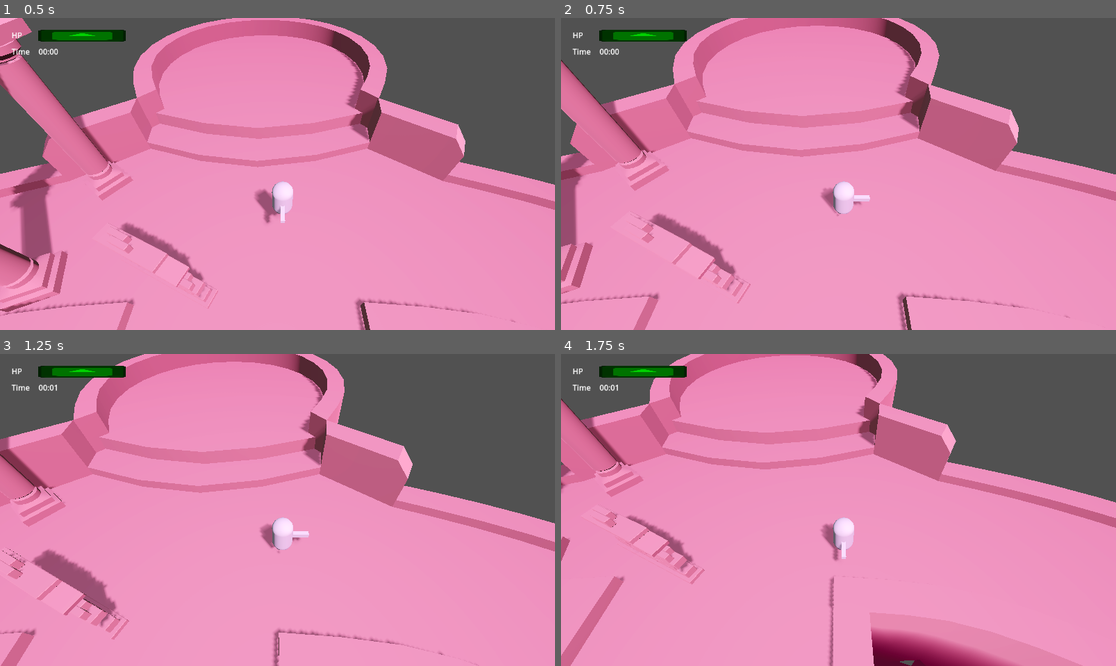
Above: before the commit, frames 1-4 (two rows, left to right).
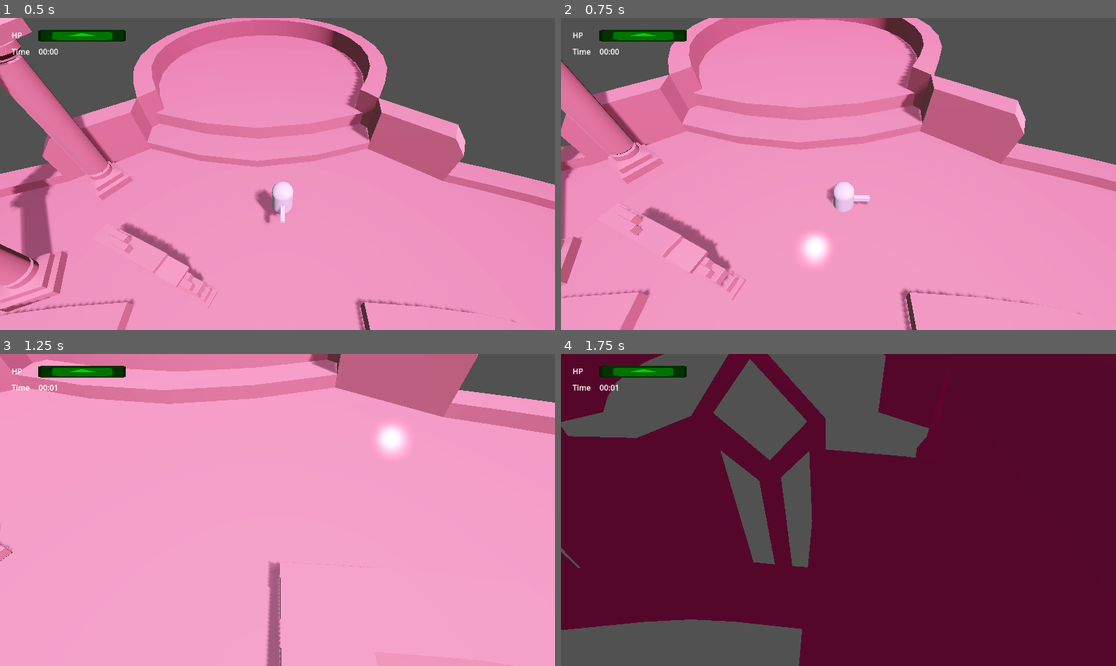
Above: after the commit, the same moments.

Repository: AndreRufo/ophi13
Game: Godot game, scene res://world.tscn
The game is run twice, just before and just after one commit, with the same random seed, the same clock (stepped at 60 frames per second) and the same inputs. The engine's default icon, where the game draws it, is replaced by a stand-in: a white triangle on a blue panel in a dark square. A sky picture missing from this copy of the repository is replaced by a grey-blue gradient.
Inputs:
- Up to frame 1 (0.5 s): no input
- Up to frame 2 (0.75 s): tap Enter (ui_accept) at 0.5 s; hold Right (ui_right) from 0.53 s (still down)
- Up to frame 3 (1.25 s): keep holding Right (ui_right); tap Enter (ui_accept) at 0.77 s
- Up to frame 4 (1.75 s): release Right (ui_right) at 1.28 s; hold Down (ui_down) from 1.28 s (still down); tap Enter (ui_accept) at 1.52 s

Frame 1 is identical in both runs. In frame 2, 15% of the frame differs, in the area x 0-100%, y 0-100%; in frame 3, 34%; in frame 4, 98%.

Commit message:
Added Sagittarius boss

Diff:
--- a/Prefabs/Bullet.tscn
+++ b/Prefabs/Bullet.tscn
@@ -9,6 +9,7 @@
 
 [node name="Bullet" type="Node3D"]
 script = ExtResource("1_r132y")
+speed = 10.0
 
 [node name="Visual" type="Sprite3D" parent="."]
 transform = Transform3D(0.1, 0, 0, 0, 0.1, 0, 0, 0, 0.1, 0, 0, 0)
@@ -22,7 +23,8 @@
 autostart = true
 
 [node name="Area3D" type="Area3D" parent="." groups=["Bullet"]]
-collision_mask = 3
+collision_layer = 2
+collision_mask = 5
 
 [node name="CollisionShape3D" type="CollisionShape3D" parent="Area3D"]
 shape = SubResource("SphereShape3D_1ypvu")
--- a/Prefabs/Character.tscn
+++ b/Prefabs/Character.tscn
@@ -10,7 +10,7 @@
 [sub_resource type="BoxMesh" id="BoxMesh_8jwdv"]
 
 [node name="Character" type="CharacterBody3D" groups=["Character"]]
-collision_mask = 3
+collision_layer = 4
 script = ExtResource("1_tl3q1")
 
 [node name="Collision" type="CollisionShape3D" parent="."]
--- /dev/null
+++ b/Prefabs/SagiBullet.tscn
@@ -0,0 +1,7 @@
+[gd_scene load_steps=2 format=3 uid="uid://csrxqup5toluh"]
+
+[ext_resource type="PackedScene" uid="uid://daa4scifdiejw" path="res://Prefabs/Bullet.tscn" id="1_v1m3q"]
+
+[node name="SagiBullet" instance=ExtResource("1_v1m3q")]
+transform = Transform3D(3, 0, 0, 0, 3, 0, 0, 0, 3, 0, 0, 0)
+speed = 50.0
--- /dev/null
+++ b/Prefabs/Sagittarius.tscn
@@ -0,0 +1,28 @@
+[gd_scene load_steps=7 format=3 uid="uid://c7bhnlpb6dm1d"]
+
+[ext_resource type="PackedScene" uid="uid://y1eqpa7ff1uq" path="res://Prefabs/Enemy.tscn" id="1_pb6sn"]
+[ext_resource type="Script" path="res://ScriptsNew/SagittariusEnemy.gd" id="2_bpb02"]
+[ext_resource type="PackedScene" uid="uid://lf7koccski54" path="res://Prefabs/BulletSpawner.tscn" id="3_d8e2k"]
+[ext_resource type="Script" path="res://ScriptsNew/SagiBulletSpawner.gd" id="4_q1mn2"]
+[ext_resource type="PackedScene" uid="uid://csrxqup5toluh" path="res://Prefabs/SagiBullet.tscn" id="5_n5ey0"]
+[ext_resource type="Material" uid="uid://iamf6dkl4p2" path="res://Assets/enemy_bullet_material_3d.tres" id="5_ngcuh"]
+
+[node name="Enemy" instance=ExtResource("1_pb6sn")]
+collision_layer = 4
+script = ExtResource("2_bpb02")
+SniperPositions = Array[Vector3]([])
+ShotChargeRate = 0.5
+ShotCooldown = 5.0
+RotationSpeed = 0.85
+TopHeightOfJump = 10.0
+JumpMovementSpeed = 1.5
+SniperCollisionMask = 4
+selects_random_position = false
+
+[node name="BulletSpawnersContainer" parent="." index="3"]
+transform = Transform3D(1, 0, 0, 0, 1, 0, 0, 0, 1, 0, 0, 0.994825)
+
+[node name="BulletSpawner" parent="BulletSpawnersContainer" index="0" instance=ExtResource("3_d8e2k")]
+script = ExtResource("4_q1mn2")
+BulletScene = ExtResource("5_n5ey0")
+BulletMaterial = ExtResource("5_ngcuh")
--- a/Prefabs/UI/HUD.tscn
+++ b/Prefabs/UI/HUD.tscn
@@ -1,10 +1,12 @@
-[gd_scene load_steps=4 format=3 uid="uid://4j1jhl2ib1ff"]
+[gd_scene load_steps=5 format=3 uid="uid://4j1jhl2ib1ff"]
 
 [ext_resource type="Texture2D" uid="uid://cnc6h7bwucv36" path="res://icon.svg" id="1_472ud"]
+[ext_resource type="Script" path="res://ScriptsNew/UI/HUDBehavior.gd" id="1_u137f"]
 [ext_resource type="Script" path="res://ScriptsNew/UI/HealthBar.gd" id="2_bk4sp"]
 [ext_resource type="Script" path="res://ScriptsNew/UI/TimerDisplay.gd" id="2_l2j0v"]
 
 [node name="HUD" type="CanvasLayer"]
+script = ExtResource("1_u137f")
 
 [node name="hp" type="Label" parent="."]
 offset_left = 24.0
--- /dev/null
+++ b/Prefabs/UI/hud_bullseye.tscn
@@ -0,0 +1,66 @@
+[gd_scene load_steps=5 format=3 uid="uid://bfjs3orvliptv"]
+
+[ext_resource type="Texture2D" uid="uid://271qccecm1k4" path="res://Assets/sagi-bullseye.png" id="1_o1bnw"]
+[ext_resource type="Script" path="res://ScriptsNew/UI/BullseyeBehavior.gd" id="2_a5xob"]
+[ext_resource type="Texture2D" uid="uid://c2c35nvi5hetj" path="res://Assets/bullseye-lock.png" id="3_gce2k"]
+[ext_resource type="Script" path="res://ScriptsNew/UI/BullseyeLockBehavior.gd" id="4_wt7g5"]
+
+[node name="bullseye-tex" type="TextureRect"]
+texture_filter = 1
+anchors_preset = 8
+anchor_left = 0.5
+anchor_top = 0.5
+anchor_right = 0.5
+anchor_bottom = 0.5
+offset_left = -576.0
+offset_top = -324.0
+offset_right = -512.0
+offset_bottom = -260.0
+grow_horizontal = 2
+grow_vertical = 2
+texture = ExtResource("1_o1bnw")
+script = ExtResource("2_a5xob")
+
+[node name="bullseye-lock-topleft" type="TextureRect" parent="."]
+texture_filter = 1
+layout_mode = 0
+offset_right = 18.0
+offset_bottom = 20.0
+texture = ExtResource("3_gce2k")
+script = ExtResource("4_wt7g5")
+TargetDirection = Vector2(1, 1)
+
+[node name="bullseye-lock-topright" type="TextureRect" parent="."]
+texture_filter = 1
+layout_mode = 0
+offset_left = 48.0
+offset_right = 66.0
+offset_bottom = 20.0
+texture = ExtResource("3_gce2k")
+flip_h = true
+script = ExtResource("4_wt7g5")
+TargetDirection = Vector2(-1, 1)
+
+[node name="bullseye-lock-botleft" type="TextureRect" parent="."]
+texture_filter = 1
+layout_mode = 0
+offset_top = 48.0
+offset_right = 18.0
+offset_bottom = 68.0
+texture = ExtResource("3_gce2k")
+flip_v = true
+script = ExtResource("4_wt7g5")
+TargetDirection = Vector2(1, -1)
+
+[node name="bullseye-lock-botright" type="TextureRect" parent="."]
+texture_filter = 1
+layout_mode = 0
+offset_left = 48.0
+offset_top = 48.0
+offset_right = 66.0
+offset_bottom = 68.0
+texture = ExtResource("3_gce2k")
+flip_h = true
+flip_v = true
+script = ExtResource("4_wt7g5")
+TargetDirection = Vector2(-1, -1)
--- a/ScriptsNew/BulletSpawner.gd
+++ b/ScriptsNew/BulletSpawner.gd
@@ -1,3 +1,4 @@
+class_name BulletSpawner
 extends Node3D
 
 @export var BulletScene : PackedScene
@@ -22,7 +23,6 @@
 	new_bullet.direction = direction;
 	new_bullet.is_player_bullet = false;
 	new_bullet.SetColor(BulletMaterial);
-	new_bullet.speed = 10;
 
 	get_node("../../../Bullets").add_child(new_bullet);
 
--- /dev/null
+++ b/ScriptsNew/CameraBehavior.gd
@@ -0,0 +1,5 @@
+extends Camera3D
+
+func _ready():
+	var singletons = Singletons;
+	singletons.CameraObject = self;
--- /dev/null
+++ b/ScriptsNew/SagiBulletSpawner.gd
@@ -0,0 +1,4 @@
+extends BulletSpawner;
+
+func _ready():
+	pass;
--- /dev/null
+++ b/ScriptsNew/SagittariusEnemy.gd
@@ -0,0 +1,113 @@
+extends BaseEnemy
+
+@export var SniperPositions : Array[Vector3] = [];
+var current_position_index : int = 0;
+
+@export var ShotChargeRate : float = 0.5;
+var shot_cooldown_timer : Timer;
+var can_shoot : bool = true;
+@export var ShotCooldown : float = 5;
+var shot_charge : float = 0;
+var hud_bullseye : BullseyeBehavior;
+
+@export var RotationSpeed : float = 0.85;
+var is_jumping : bool = false;
+@export var TopHeightOfJump : float = 10;
+@export var JumpMovementSpeed : float = 1.5;
+var original_dist_to_target : float = 0;
+@export_flags_3d_physics var SniperCollisionMask;
+@export var selects_random_position = false;
+
+## Sagittarius will lock onto the player automatically and then begin charging a bullet
+## Fires when fully charged
+func _ready():
+	super();
+	hud_bullseye = Singletons.Hud.spawn_bullseye();
+	shot_cooldown_timer = Timer.new();
+	shot_cooldown_timer.one_shot = true;
+	shot_cooldown_timer.connect("timeout", on_cooldown_timer_timeout);
+	add_child(shot_cooldown_timer);
+
+func _physics_process(delta):
+	var new_forward = (Singletons.PlayerCharacter.position - position).normalized();
+	new_forward.y = 0;
+	transform.basis.z = new_forward;
+
+	if(can_shoot && !is_jumping):
+		shot_charge = min(shot_charge + delta * ShotChargeRate, 1);
+		hud_bullseye.lock_progress = shot_charge;
+		if(shot_charge == 1):
+			$BulletSpawnersContainer/BulletSpawner.ShootBullet(new_forward);
+			shot_charge = 0;
+			can_shoot = false;
+			hud_bullseye.visible = false;
+			hud_bullseye.lock_progress = shot_charge;
+			shot_cooldown_timer.start(ShotCooldown);
+
+	elif(is_jumping):
+		jump();
+
+func jump():
+	if(position == SniperPositions[current_position_index]):
+		end_jump();
+
+	var cur_hor_pos = position;
+	cur_hor_pos.y = 0;
+	var tar_hor_pos = SniperPositions[current_position_index];
+	tar_hor_pos.y = 0;
+	var dist_to_tar = cur_hor_pos.distance_to(tar_hor_pos);
+	position = lerp(position, SniperPositions[current_position_index], get_physics_process_delta_time() * JumpMovementSpeed);
+	if(original_dist_to_target > 0):
+		position.y = 1.5 + (TopHeightOfJump * dist_to_tar/original_dist_to_target);
+	if(dist_to_tar < 0.1):
+		end_jump();
+
+func end_jump():
+	position = SniperPositions[current_position_index];
+	is_jumping = false;
+	can_shoot = true;
+	hud_bullseye.visible = true;
+
+func on_cooldown_timer_timeout():
+	is_jumping = true;
+	get_next_position();
+
+	#Get current distance to new position
+	var cur_hor_pos = position;
+	cur_hor_pos.y = 0;
+	var tar_hor_pos = SniperPositions[current_position_index];
+	tar_hor_pos.y = 0;
+	original_dist_to_target = cur_hor_pos.distance_to(tar_hor_pos);
+
+#Pick the best position where the player is visible
+#If no such position, pick random
+func get_next_position():
+	if(!selects_random_position):
+		#Get Viable Firing Position
+		var idx = 0;
+		var visible_player_idx : int = -1;
+		var space_state = get_world_3d().direct_space_state;
+
+		for p in SniperPositions:
+			var ray = PhysicsRayQueryParameters3D.create(p, Singletons.PlayerCharacter.position);
+			ray.exclude = [self];
+			var result = space_state.intersect_ray(ray);
+			if(result && result.collider == Singletons.PlayerCharacter):
+				visible_player_idx = idx;
+				break;
+			idx += 1;
+
+		if(visible_player_idx != -1):
+			print("Found viable position");
+			current_position_index = visible_player_idx;
+		else:
+			print("No viable position");
+			get_random_position();
+	else:
+		get_random_position();
+func get_random_position():
+	#Get random position
+	current_position_index = randi() % (SniperPositions.size() - 1);
+	var next_pos = SniperPositions[current_position_index];
+	SniperPositions.erase(next_pos);
+	SniperPositions.push_back(next_pos);
--- a/ScriptsNew/Singletons.gd
+++ b/ScriptsNew/Singletons.gd
@@ -1,6 +1,8 @@
 extends Node
 
 var PlayerCharacter : CharacterBody3D;
+var CameraObject : Camera3D;
+var Hud : CanvasLayer;
 
 signal player_damaged(hp_after_dmg);
 
--- /dev/null
+++ b/ScriptsNew/UI/BullseyeBehavior.gd
@@ -0,0 +1,22 @@
+class_name BullseyeBehavior;
+extends TextureRect
+
+@onready var bullseye_locks = [$"bullseye-lock-botleft", $"bullseye-lock-botright", $"bullseye-lock-topleft", $"bullseye-lock-topright"];
+
+@export var LockMoveSpeed = [1, 0.15, 1];	#[0-75], [75-95], [95-100]
+var lock_progress : float = 0;
+var visual_lock_progress : float = 0;
+
+func _process(delta):
+	position = Singletons.CameraObject.unproject_position((Singletons.PlayerCharacter.position)) - Vector2(32, 32);
+	var progress_speed = 0;
+	if(lock_progress < 0.5):
+		progress_speed = LockMoveSpeed[0];
+	elif(lock_progress > 0.5 && lock_progress < 0.75):
+		progress_speed = LockMoveSpeed[1];
+	else:
+		progress_speed = LockMoveSpeed[2];
+
+	visual_lock_progress = lerp(visual_lock_progress, lock_progress, delta * progress_speed);
+	for e in bullseye_locks:
+		e.position = e.start_position + e.TargetDirection * e.DistanceToTravel * lock_progress;
--- /dev/null
+++ b/ScriptsNew/UI/BullseyeLockBehavior.gd
@@ -0,0 +1,12 @@
+class_name BullseyeLockBehavior
+extends TextureRect
+
+@export var TargetDirection : Vector2;
+@export var DistanceToTravel : float = 16;
+var start_position : Vector2;
+
+func _ready():
+	start_position = position;
+
+func reset():
+	position = start_position;
--- /dev/null
+++ b/ScriptsNew/UI/HUDBehavior.gd
@@ -0,0 +1,12 @@
+extends CanvasLayer
+
+@onready var bullseye_scene = load("res://Prefabs/UI/hud_bullseye.tscn");
+
+func _ready():
+	var singletons = Singletons;
+	singletons.Hud = self;
+
+func spawn_bullseye():
+	var bullseye_inst = bullseye_scene.instantiate();
+	add_child(bullseye_inst);
+	return bullseye_inst;
--- a/project.godot
+++ b/project.godot
@@ -23,6 +23,12 @@
 
 import/fbx/enabled=false
 
+[layer_names]
+
+3d_physics/layer_1="World"
+3d_physics/layer_2="Projectile"
+3d_physics/layer_3="Character"
+
 [rendering]
 
 renderer/rendering_method.mobile="gl_compatibility"
Binary file added: Assets/bullseye-lock.png
Not shown, added: Assets/bullseye-lock.png.import
Binary file added: Assets/sagi-bullseye.png
Not shown, added: Assets/sagi-bullseye.png.import
Not shown, added: Prefabs/Sag2CE8.tmp
